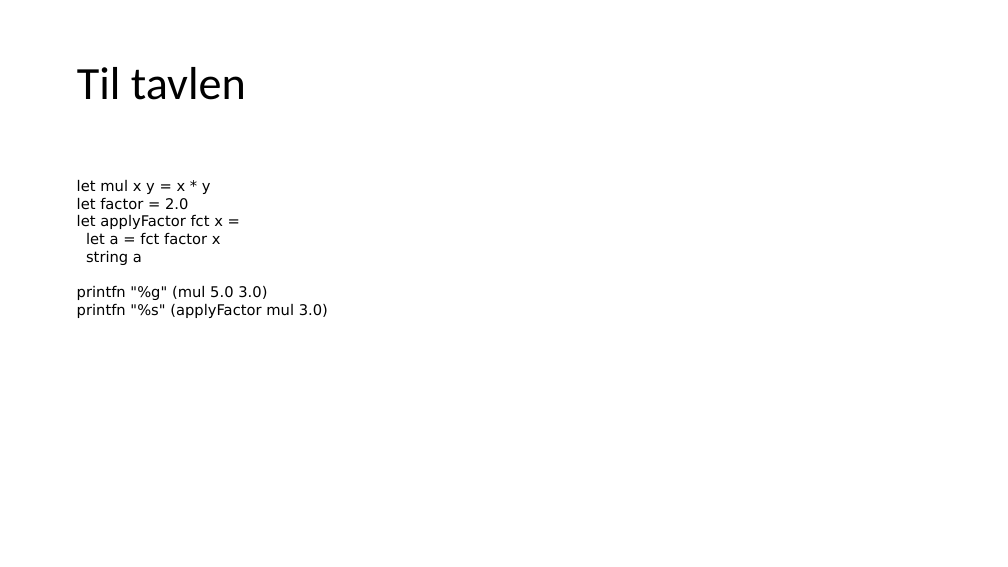
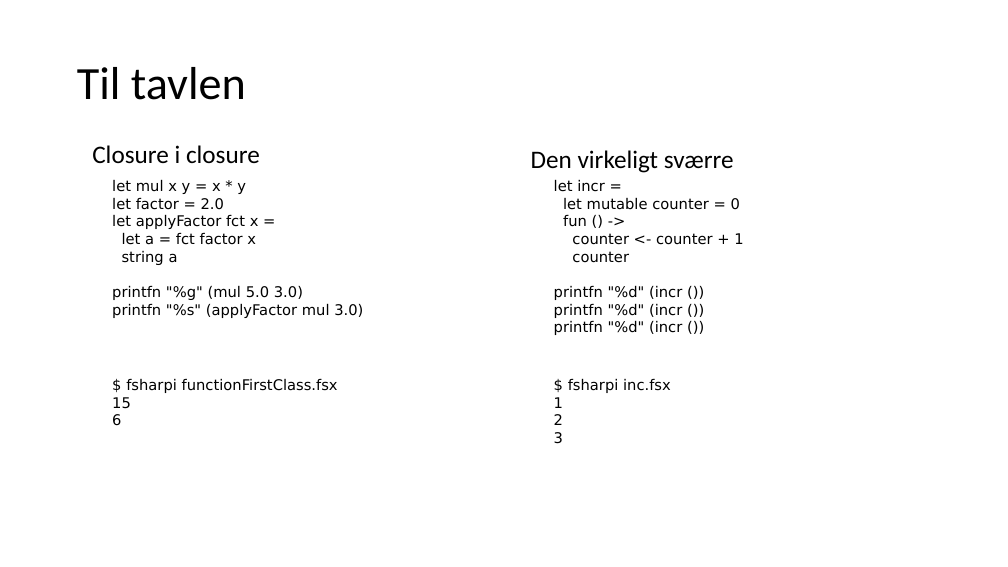
Before and after one commit to fisterloegsovs/pop22, a slide deck: slide 8 of lectures/4.3Tracing/lecture.pptx. Drawn at 1008x567 pixels with LibreOffice and Linux fonts; fonts in the diff are those of the drawing. Boxes give left, top, right and bottom in pixels: in the first picture for what was removed or moved away, otherwise in the second. Text is boxed around its words. In the diff, an @@ line names an element or a change of style, - is before the commit and + after.

Commit message:
lecture done

```diff
--- a/lectures/4.3Tracing/lecture.pptx
+++ b/lectures/4.3Tracing/lecture.pptx
@@ text added at bbox=[92, 145, 260, 164], 24 pt, text #000000 @@
+Closure i closure
@@ text "let mul x y = ...": place and size @@
-text "let mul x y = ..." at bbox=[77, 179, 328, 318]
+text "let mul x y = ..." at bbox=[112, 179, 363, 318]
@@ text added at bbox=[531, 150, 734, 173], 24 pt, text #000000 @@
+Den virkeligt sværre
@@ text added at bbox=[554, 179, 743, 335], 14 pt, text #000000 @@
+let incr =
+let mutable counter = 0
+fun () ->
+counter <- counter + 1
+counter
+printfn "%d" (incr ())
+printfn "%d" (incr ())
+printfn "%d" (incr ())
@@ text added at bbox=[112, 378, 338, 426], 14 pt, text #000000 @@
+$ fsharpi functionFirstClass.fsx
+15
+6
@@ text added at bbox=[554, 378, 671, 444], 14 pt, text #000000 @@
+$ fsharpi inc.fsx
+1
+2
+3
```
Also in this commit, not shown: 2 other slides changed, 2 other files.
